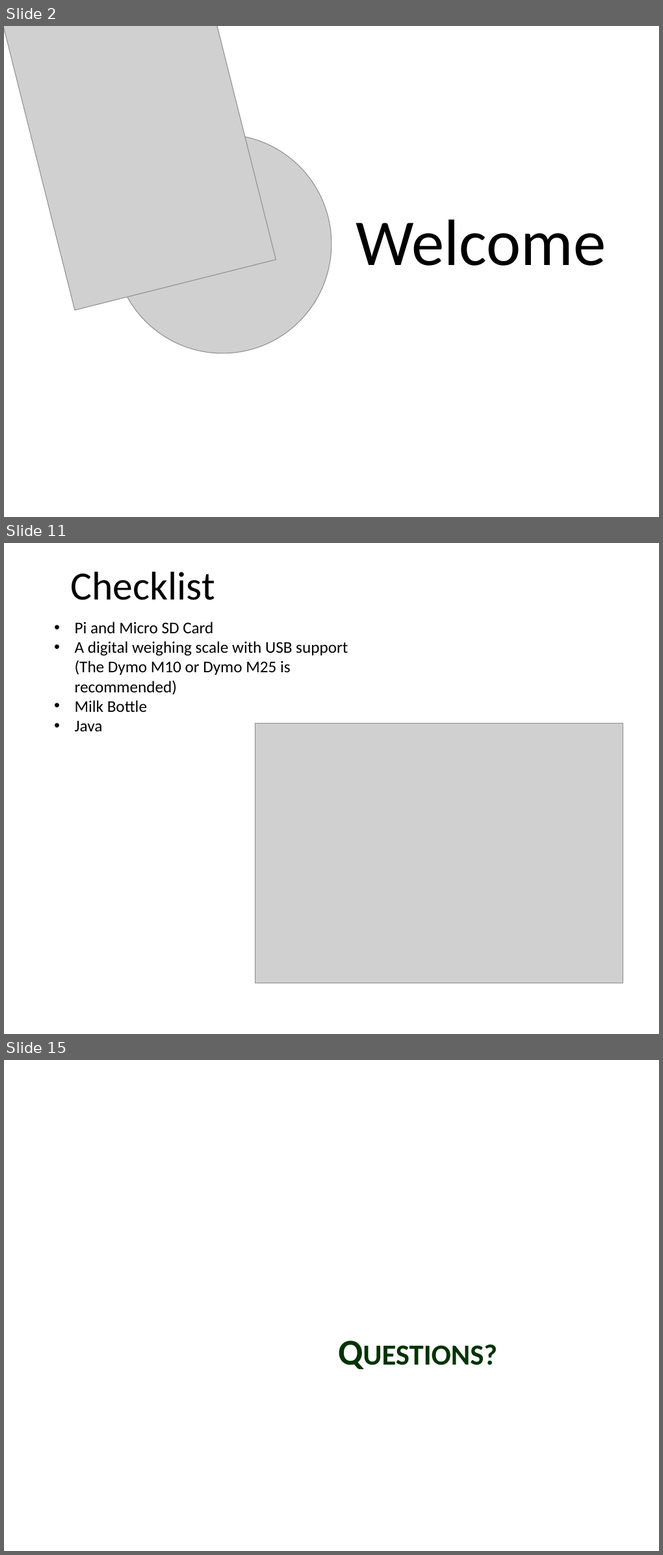
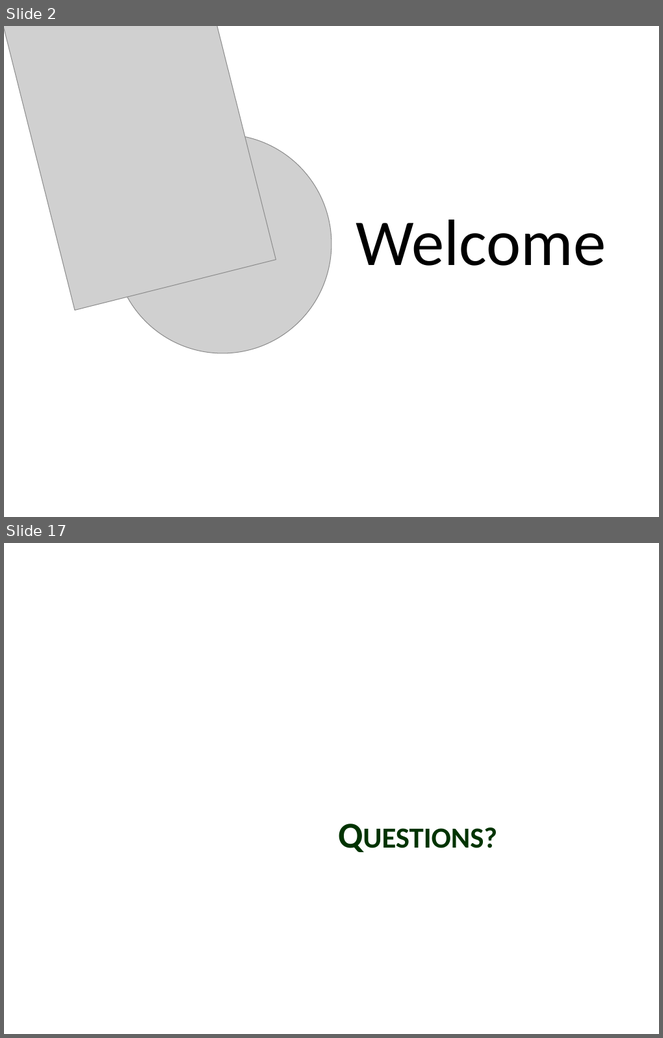
Before and after one commit to GaurG/IoT, a slide deck: IoT.pptx. Shown one above the other, each under a label of ours: slides 2, 11 and 15 before the commit, slides 2 and 17 after it; the slides between them are not shown. The pictures are 663x1555 and 663x1038 pixels, drawn with LibreOffice and Linux fonts; fonts in the diff are those of the drawing; grey boxes stand for pictures; background and template pictures are left out. Boxes give left, top, right and bottom in pixels: in the first picture for what was removed or moved away, otherwise in the second. Text is boxed around its words. In the diff, an @@ line names an element or a change of style, - is before the commit and + after.

```diff
--- a/IoT.pptx
+++ b/IoT.pptx
@@ slide 11 removed at <box>4,543,659,1034</box>, background picture (left out) @@
@@ title removed at <box>71,572,215,600</box> @@
-Checklist
@@ text removed at <box>75,622,348,731</box> @@
-• Pi and Micro SD Card
-• A digital weighing scale with USB support (The Dymo M10 or Dymo M25 is recommended)
-• Milk Bottle
-• Java
@@ picture removed at <box>255,723,623,983</box> @@
@@ what was slide 15 is now slide 17 @@
```
Also in this commit, not shown: 2 slides changed, 13 slides added, 10 other slides removed, 1 other file.
